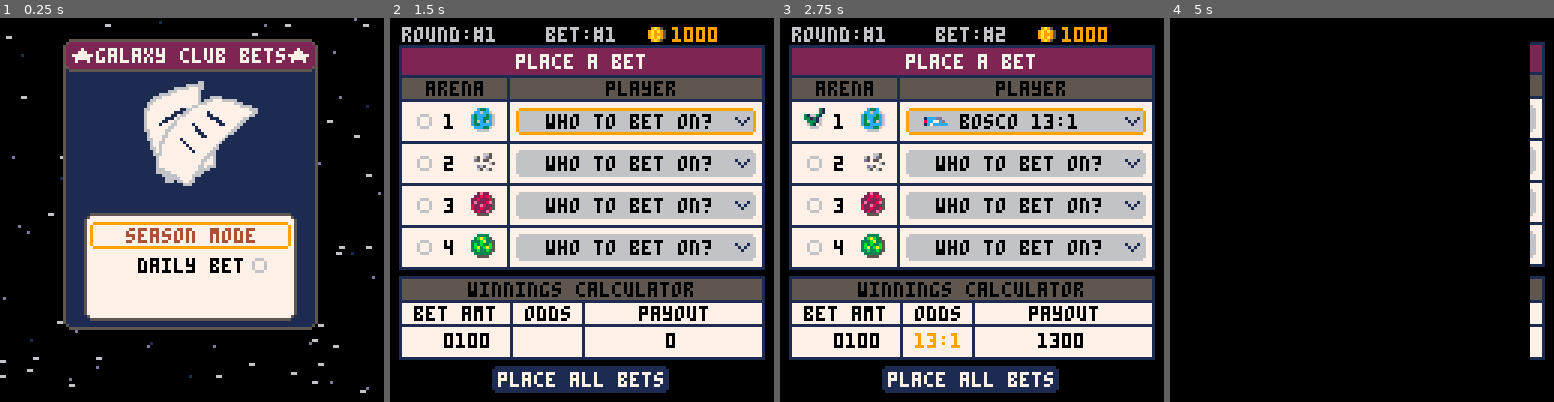
Above: before the commit, frames 1-4 (left to right).
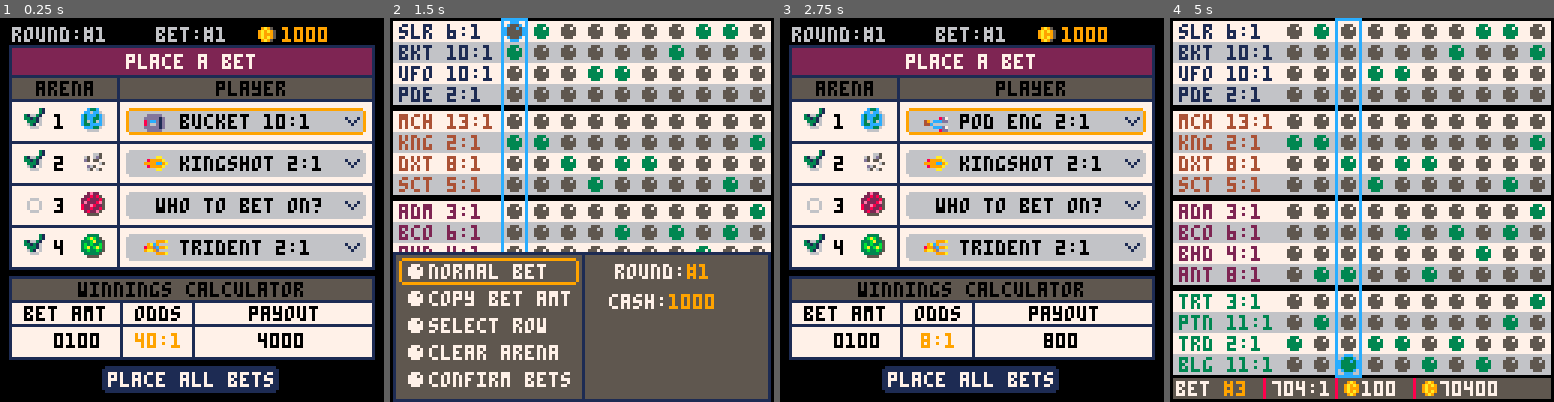
Above: after the commit, the same moments.

Repository: suspicious-smoke/club-bets-pico8
Game: PICO-8 cartridge galaxy_club_bets.p8
Two runs of this game, one before a commit and one after it. Both use one fixed random seed, a clock stepped at 60 frames per second and the inputs below.
Inputs:
- Up to frame 1 (0.25 s): no input
- Up to frame 2 (1.5 s): tap X (X key) at 0.33, 1.07 s; tap O (Z key) at 0.7 s
- Up to frame 3 (2.75 s): hold Right 1.6-2.1 s; tap O (Z key) at 1.7, 2.1, 2.5 s; tap X (X key) at 1.85 s; hold Up 2.15-2.42 s; hold Right from 2.47 s (still down)
- Up to frame 4 (5 s): tap O (Z key) every 0.4 s from 2.9 to 4.9 s; tap X (X key) at 2.97, 4.08 s; release Right at 3.03 s; hold Left 3.08-3.58 s; hold Down 3.63-3.97 s; hold Right 4.02-4.68 s; hold Up from 4.73 s (still down)

The runs differ from the first frame. In frame 1, 72% of the frame differs, in the area x 0-100%, y 0-98%; in frame 2, 85%; in frame 3, 2.9%; in frame 4, 91%, in the area x 0-100%, y 0-100%.

Commit message:
small update

Diff:
--- a/galaxy_club_bets.p8
+++ b/galaxy_club_bets.p8
@@ -107,13 +107,16 @@
 	isdailybet=false
 	_upd=blank
 	_drw=blank
-	--dummy_bets()
+	--fill_arenas()
+
+	init_season()
+	dummy_bets()
 	--init_quickbetpage()
 	--init_gameover()
 	--calculate_winners()
 	--init_confirm()
 	--init_watch_race()
-	init_menu()
+	--init_menu()
 
 	--init_victory()
 end
@@ -291,7 +294,7 @@
 			w_txt=w_txt.."\narena "..i_arena..": "..get_player_string(i_arena,round_winners[i_arena])
 		end
 
-		printh("---------------------\n       winners"..w_txt.."\n---------------------\n\n",filename,false,true)
+		printh("\n---------------------\n       winners"..w_txt.."\n---------------------\n\n",filename,false,true)
 		--print tickets
 		t_txt=""
 		for i_bet=1,10 do
@@ -638,21 +641,21 @@
 function drw_confirm()
 	draw_bet_summary()
 	--total winnings box
-	-- print("possible winnings",10,34+o_pcount-scroller,0)
-	-- line(79,27+o_pcount-scroller,79,46+o_pcount-scroller,1)
-	-- tw_str=get_all_odds().." points "
-	-- if not isdailybet then
-	-- 	tw_str=arr_to_str(total_winnings)
-	-- 	spr(37,96-#tw_str*2,32+o_pcount-scroller)--coin
-	-- end
-	-- print(tw_str,104-#tw_str*2,34+o_pcount-scroller,0)
-	-- if not has_money and not isdailybet then
-	-- 	print("not enough cash. press ❎",16,50+o_pcount-scroller,8)
-	-- elseif not made_bets then
-	-- 	print("no bets placed. press ❎",18,50+o_pcount-scroller,8)
-	-- else
-	-- 	print("press 🅾️ to confirm",28,50+o_pcount-scroller,7)
-	-- end
+	print("possible winnings",10,34+o_pcount-scroller,0)
+	line(79,27+o_pcount-scroller,79,45+o_pcount-scroller,1)
+	tw_str=get_all_odds().." points "
+	if not isdailybet then
+		tw_str=arr_to_str(total_winnings)
+		spr(37,96-#tw_str*2,32+o_pcount-scroller)--coin
+	end
+	print(tw_str,104-#tw_str*2,34+o_pcount-scroller,0)
+	if not has_money and not isdailybet then
+		print("not enough cash. press ❎",16,50+o_pcount-scroller,8)
+	elseif not made_bets then
+		print("no bets placed. press ❎",18,50+o_pcount-scroller,8)
+	else
+		print("press 🅾️ to confirm",28,50+o_pcount-scroller,7)
+	end
 end
 
 function prep_draw_bet_summary()
@@ -670,16 +673,23 @@
 				end
 			end
 			if p_count>1 then
-				pc_mult=8
-				if p_count==2 or p_count==3 then
-					pc_mult=14
-				end
+				pc_mult=bet_summary_offset(p_count)
+
 				bet_offsets[i_bet]=o_pcount
 				o_pcount+=p_count*pc_mult-1--next bets bet_offset
 			end
 		end
 	end
 	max_scroll=o_pcount-60
+end
+
+function bet_summary_offset(p_count)
+	if p_count==2 then--1 player
+		return 14
+	elseif p_count==3 then--2 players
+		return 9
+	end
+	return 8--more than 2 players
 end
 
 function draw_bet_summary()
@@ -696,9 +706,9 @@
 	print(bet_title,hcenter(bet_title),12-scroller,7)
 	brdr_rect(3,19-scroller,122,9,0,5,1)--grey area
 	print("bet",5,21-scroller,0)
-	line(17,20-scroller,17,max_scroll+106-scroller,1)--bet/player v-line
+	line(17,20-scroller,17,max_scroll+86-scroller,1)--bet/player v-line
 	print("player",31,21-scroller,0)
-	line(70,20-scroller,70,max_scroll+106-scroller,1)--end plyr line
+	line(70,20-scroller,70,max_scroll+86-scroller,1)--end plyr line
 	print("odds/winnings",72,21-scroller,0)
 	for i_bet=1,10 do
 		p_count=1
@@ -717,32 +727,25 @@
 					end
 				end
 			end
-
-			if p_count>1 then
+			if p_count>1 then--atleast one player
 				print(i_bet,6,21+_offy+8,0)
-				pc_mult=8
-				if p_count==2 then
-					pc_mult=14
-				elseif p_count==3 then
-					pc_mult=11
-				end
-				rrect(3,19+_offy+8,122,p_count*pc_mult,0,1)
-				_p_odds=print_bet_odds(bets_odds[i_bet])
+				pc_mult=bet_summary_offset(p_count)
+				rrect(3,27+_offy,122,p_count*pc_mult,0,1)
+				_p_odds="odds "..print_bet_odds(bets_odds[i_bet])
 				print(_p_odds,98-#_p_odds*2,30+_offy,0)
 
 				winnings_str=tostr(bets_odds[i_bet]).." points"
 				if not isdailybet then
+					amt="amount  "..arr_to_str(bets[i_bet][1])
+					spr(37,122-#amt*2,36+_offy)--coin
+					print(amt,98-#amt*2,38+_offy,0)
 					winnings_str=arr_to_str(bets_winnings[i_bet])
-					spr(37,90-#winnings_str*2,44+_offy)--coin
-					amt=arr_to_str(bets[i_bet][1])
-					spr(37,90-#amt*2,36+_offy)--coin
-					print(amt,98-#amt*2,38+_offy,0)
+					spr(37,90-#winnings_str*2,18+_offy+p_count*pc_mult)--win coin
 				end
-				print(winnings_str,98-#winnings_str*2,46+_offy,0)
-			end
-		end
-	end
-	--brdr_rect(3,27+o_pcount-scroller,122,20,0,7,1)--ticket area
+				print(winnings_str,98-#winnings_str*2,20+_offy+p_count*pc_mult,0)
+			end
+		end
+	end
 end
 
 function init_race_results()
@@ -808,7 +811,7 @@
 	draw_bet_summary()
 	--total winnings box
 	print("winnings",45,34+o_pcount-scroller,0)
-	line(79,27+o_pcount-scroller,79,46+o_pcount-scroller,1)
+	line(79,27+o_pcount-scroller,79,44+o_pcount-scroller,1)
 	tw_str=get_winning_odds().." points "
 	if not isdailybet then
 		tw_str=arr_to_str(winning_cash)
